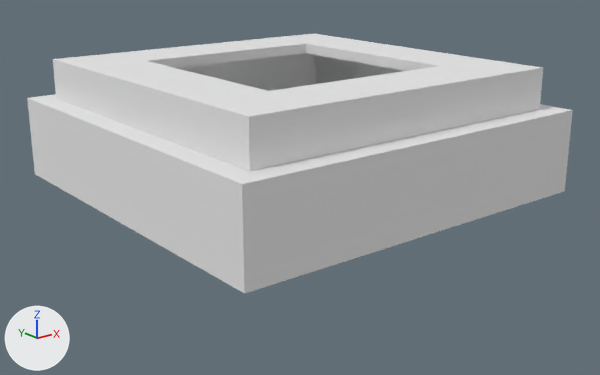
The OBJ model src/main/resources/assets/galacticraftcore/models/arclampMetal.obj as it was, and as the next commit left it.
Both versions are drawn from a 50 mm camera at (-16.79, -21.49, 6.99) aimed at (0.12, -0.36, -1.47). Lighting does not change. The marker at lower left points along +X, +Y and +Z. Where no turn or scale is listed for an object, it has been applied to the vertices.

Objects in the first picture: 'main'.
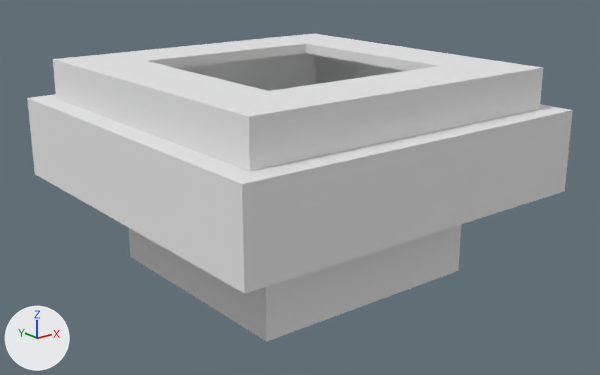
Patch to the scene script:
```diff
--- a/src/main/resources/assets/galacticraftcore/models/arclampMetal.obj.py
+++ b/src/main/resources/assets/galacticraftcore/models/arclampMetal.obj.py
@@ me_main @@
 me_main.from_pydata(...)  # 24 vertices, 21 faces; spans x -6.45..6.45, y -6.45..6.45, z -1.35..2.73
 # used by ob_main; location = (0.0, 0.0, 0.0)
 # verts and faces of me_main; kept vertices keep their numbers, new ones are numbered from 24
+# me_main part 1
+verts[24] = (-4.12, -4.12, -1.35)
+verts[25] = (-4.12, -4.12, -4.35)  # pixel (266, 341)
+verts[26] = (-4.12, 4.12, -1.35)
+verts[27] = (-4.12, 4.12, -4.35)  # pixel (130, 256)
+for new, old in zip([*range(28, 32)], [*range(24, 28)]): verts[new] = verts[old] + (8.24, 0.0, 0.0)
+faces += [(24, 25, 29, 28), (28, 29, 31, 30), (26, 30, 31, 27), (24, 26, 27, 25), (25, 27, 31, 29)]
 me_main.materials.append(mat_none)
```

Where the change shows, as pixel boxes [x1, y1, x2, y2] in the pictures (600 x 375 px):
'main', reshaped (18% taller): before [27, 34, 573, 294]; after [27, 34, 573, 342]
part 1 of me_main, added: after [129, 225, 461, 342]
